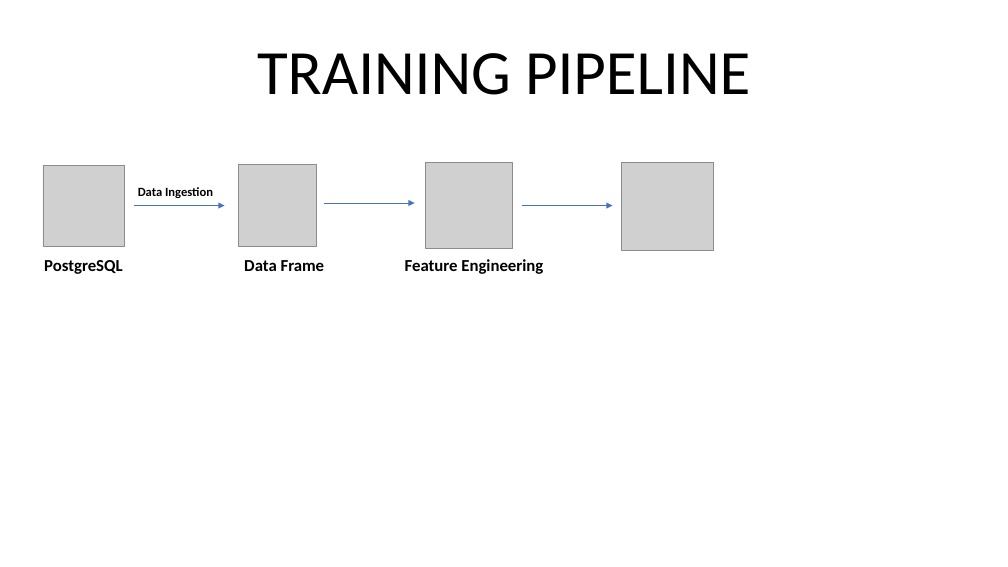
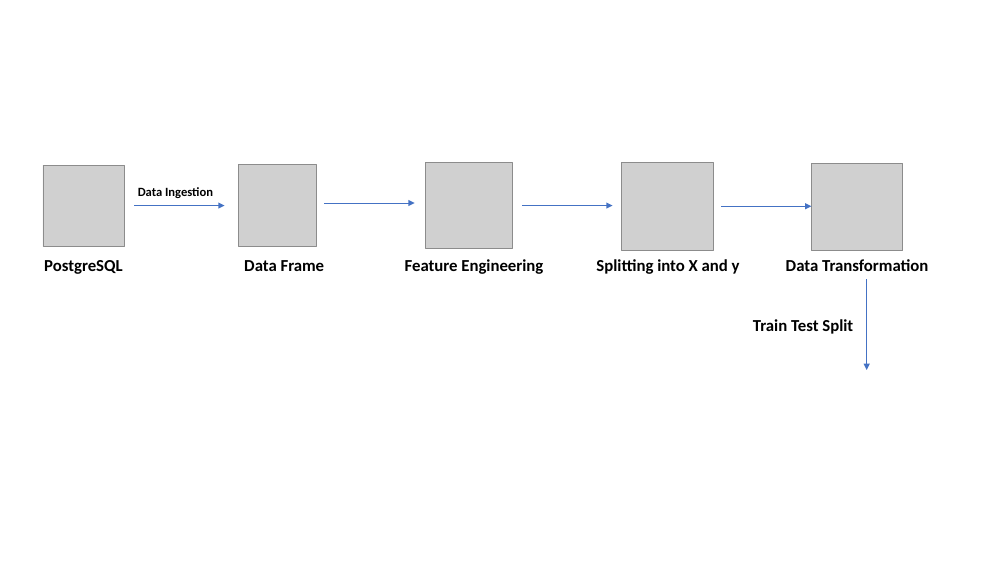
Before and after one commit to Subrat1920/Nasa-Near-Earth-Hazardous-Detection, a slide deck: slide 1 of Research_Paper/Presentation.pptx. Drawn at 1008x567 pixels with LibreOffice and Linux fonts; fonts in the diff are those of the drawing; grey boxes stand for pictures. Boxes give left, top, right and bottom in pixels: in the first picture for what was removed or moved away, otherwise in the second. Text is boxed around its words. In the diff, an @@ line names an element or a change of style, - is before the commit and + after.

```diff
--- a/Research_Paper/Presentation.pptx
+++ b/Research_Paper/Presentation.pptx
@@ text removed at [257, 53, 750, 95] @@
-TRAINING PIPELINE
@@ picture added at [811, 163, 903, 251] @@
@@ arrow added from (721, 206) to (811, 206), #4472C4 0.5 pt @@
@@ text added at [596, 259, 740, 274], 16 pt, text #000000, bold @@
+Splitting into X and y
@@ text added at [786, 259, 928, 271], 16 pt, text #000000, bold @@
+Data Transformation
@@ arrow added from (867, 280) to (867, 370), #4472C4 0.5 pt @@
@@ text added at [753, 319, 853, 334], 16 pt, text #000000, bold @@
+Train Test Split
```
Also in this commit, not shown: 1 slide added, 7 other files.
